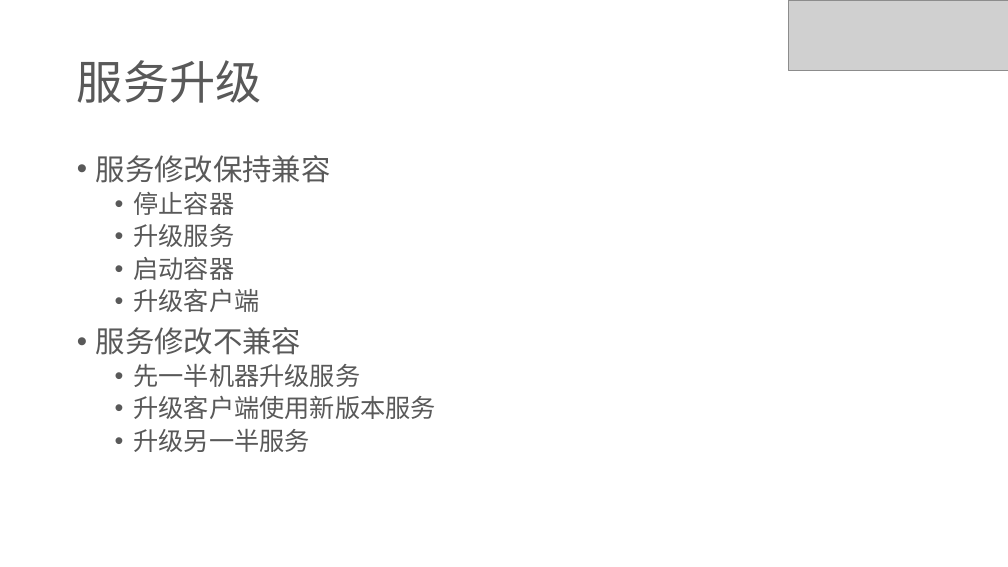
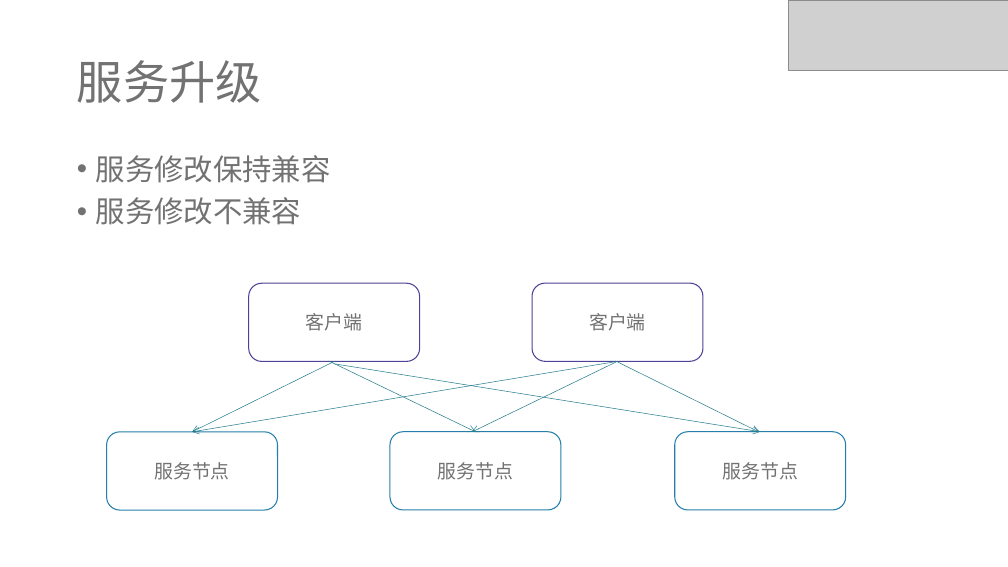
Before and after one commit to ivaneye/ivaneye.github.com, a slide deck: slide 5 of source/ppt/work/焦点服务化框架Hydra的演变-王一帆.pptx (slide 3 before the commit). Drawn at 1008x567 pixels with LibreOffice and Linux fonts; fonts in the diff are those of the drawing; grey boxes stand for pictures. Boxes give left, top, right and bottom in pixels: in the first picture for what was removed or moved away, otherwise in the second. Text is boxed around its words. In the diff, an @@ line names an element or a change of style, - is before the commit and + after.

```diff
--- a/source/ppt/work/焦点服务化框架Hydra的演变-王一帆.pptx
+++ b/source/ppt/work/焦点服务化框架Hydra的演变-王一帆.pptx
@@ title "服务升级" at bbox=[77, 60, 262, 103]: text colour #595959 to #727272 @@
@@ text "服务修改保持兼容" at bbox=[96, 155, 331, 225]: text colour #595959 to #727272 @@
@@ text at bbox=[134, 192, 260, 312]: paragraphs removed @@
-  • 停止容器
-  • 升级服务
-  • 启动容器
-  • 升级客户端
@@ rounded rectangle added at bbox=[249, 284, 420, 361], outline #4C4398 1 pt, 18 pt, text #727272 @@
+客户端
@@ rounded rectangle added at bbox=[532, 284, 703, 361], outline #4C4398 1 pt, 18 pt, text #727272 @@
+客户端
@@ text at bbox=[134, 364, 436, 452]: paragraphs removed @@
-  • 先一半机器升级服务
-  • 升级客户端使用新版本服务
-  • 升级另一半服务
@@ arrow added from (334, 361) to (192, 432), #287F90 0.5 pt @@
@@ arrow added from (618, 361) to (192, 432), #287F90 0.5 pt @@
@@ arrow added from (329, 361) to (476, 432), #287F90 0.5 pt @@
@@ arrow added from (334, 364) to (761, 432), #287F90 0.5 pt @@
@@ arrow added from (618, 361) to (472, 432), #287F90 0.5 pt @@
@@ arrow added from (616, 361) to (759, 432), #287F90 0.5 pt @@
@@ rounded rectangle added at bbox=[107, 432, 278, 510], outline #247FAC 1 pt, 18 pt, text #727272 @@
+服务节点
@@ rounded rectangle added at bbox=[390, 432, 561, 510], outline #247FAC 1 pt, 18 pt, text #727272 @@
+服务节点
@@ rounded rectangle added at bbox=[675, 432, 846, 510], outline #247FAC 1 pt, 18 pt, text #727272 @@
+服务节点
```
Also in this commit, not shown: 11 other slides changed, 4 slides added, 2 slides removed, 1 other file.
